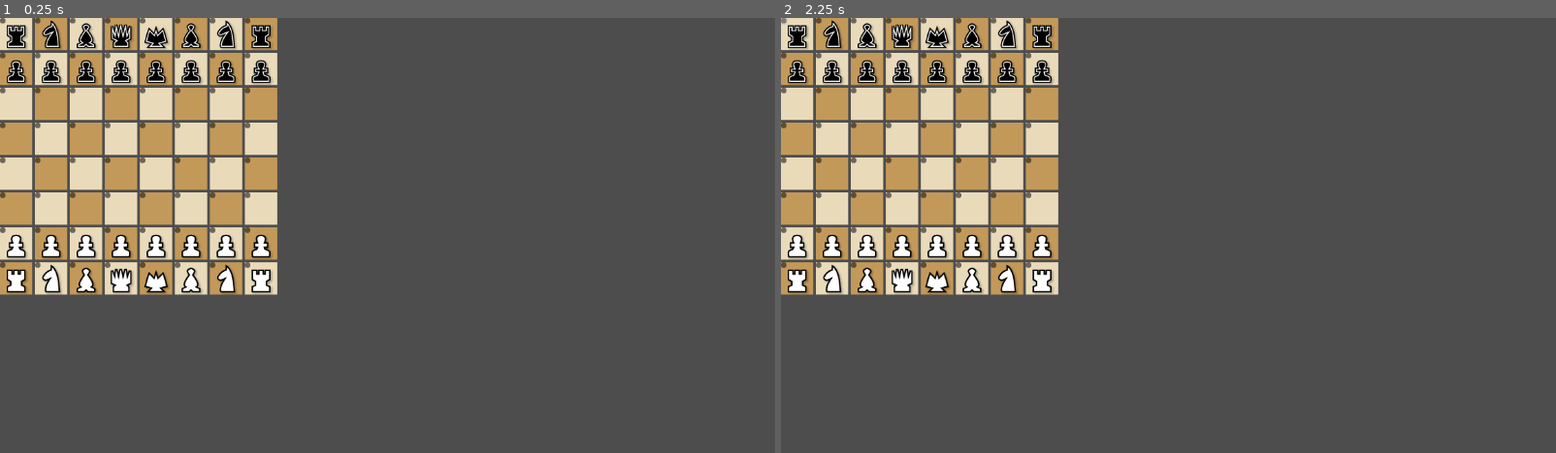
Above: before the commit, frames 1-2 (left to right).
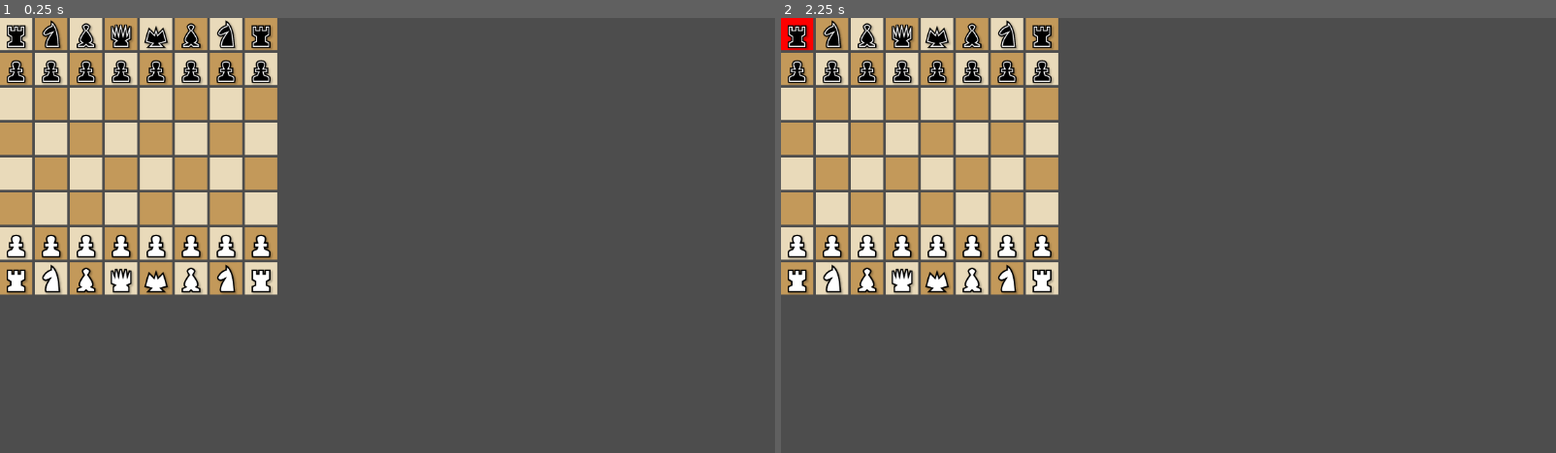
Above: after the commit, the same moments.

Repository: alvin-xu-5745/augmented-chess
Game: Godot game, scene res://scenes/game.tscn
Same seed, same stepped clock (60 frames per second), same inputs: the game is played once before the commit and once after it.
Inputs (mouse positions are in pixels of both pictures, inside the frame that each line leads up to):
- Up to frame 1 (0.25 s): no input
- Up to frame 2 (2.25 s): click (781, 22) at 0.52 s; click (781, 22) at 1.27 s; click (781, 22) at 2.02 s

The runs differ from the first frame. In frame 1, 0.6% of the frame differs, in the area x 0-33%, y 0-58%; in frame 2, 0.8%.

Commit message:
Add piece creation, setting, moving, selection

Diff:
--- a/scenes/game.tscn
+++ b/scenes/game.tscn
@@ -7,3 +7,12 @@
 script = ExtResource("1_xh2l6")
 
 [node name="Board" parent="." instance=ExtResource("1_wy04v")]
+
+[node name="c8" parent="Board/rank8" index="2"]
+color = Color(0.913725, 0.854902, 0.729412, 1)
+
+[node name="c7" parent="Board/rank7" index="2"]
+color = Color(0.764706, 0.6, 0.352941, 1)
+
+[editable path="Board"]
+[editable path="Board/rank8/a8"]
--- /dev/null
+++ b/scenes/square.gd
@@ -0,0 +1,50 @@
+extends ColorRect
+
+const sprites = {
+	"b_bishop": preload("res://sprites/pieces/bb.png"),
+	"b_king": preload("res://sprites/pieces/bk.png"),
+	"b_knight": preload("res://sprites/pieces/bn.png"),
+	"b_pawn": preload("res://sprites/pieces/bp.png"),
+	"b_queen": preload("res://sprites/pieces/bq.png"),
+	"b_rook": preload("res://sprites/pieces/br.png"),
+	"w_bishop": preload("res://sprites/pieces/wb.png"),
+	"w_king": preload("res://sprites/pieces/wk.png"),
+	"w_knight": preload("res://sprites/pieces/wn.png"),
+	"w_pawn": preload("res://sprites/pieces/wp.png"),
+	"w_queen": preload("res://sprites/pieces/wq.png"),
+	"w_rook": preload("res://sprites/pieces/wr.png")
+}
+
+# Light color: #e9daba
+# Dark color: #c3995a
+
+signal clicked(loc)
+
+var piece = null
+
+func set_piece(new_piece):
+	piece = new_piece
+	$Sprite.texture = sprites[piece.type]
+
+func clear_piece():
+	piece = null
+	$Sprite.texture = null
+
+# Set color to default light or dark
+func reset_color():
+	if (String(name)[0].unicode_at(0) - 'a'.unicode_at(0) + 1 + int(String(name)[1])) % 2 == 0:
+		color = Color('c3995a')
+	else:
+		color = Color('e9daba')
+
+# Called when the node enters the scene tree for the first time.
+func _ready():
+	reset_color()
+	clicked.connect(get_tree().get_root().get_node('Game')._on_square_clicked)
+
+# Called every frame. 'delta' is the elapsed time since the previous frame.
+func _process(delta):
+	pass
+
+func _on_button_pressed():
+	clicked.emit(String(name))
--- a/scenes/square.tscn
+++ b/scenes/square.tscn
@@ -1,17 +1,21 @@
 [gd_scene load_steps=2 format=3 uid="uid://defpx8y5ac5tw"]
 
-[ext_resource type="PackedScene" uid="uid://ninlacko26y7" path="res://scenes/piece.tscn" id="1_5suw7"]
+[ext_resource type="Script" path="res://scenes/square.gd" id="1_4dosj"]
 
 [node name="Square" type="ColorRect"]
 custom_minimum_size = Vector2(48, 48)
 offset_right = 40.0
 offset_bottom = 40.0
 color = Color(0.854902, 0.647059, 0.12549, 1)
-
-[node name="Piece" parent="." instance=ExtResource("1_5suw7")]
-layout_mode = 0
+script = ExtResource("1_4dosj")
 
 [node name="Button" type="Button" parent="."]
+modulate = Color(1, 1, 1, 0)
 layout_mode = 0
-offset_right = 8.0
-offset_bottom = 8.0
+offset_right = 48.0
+offset_bottom = 48.0
+
+[node name="Sprite" type="Sprite2D" parent="."]
+position = Vector2(24, 24)
+
+[connection signal="pressed" from="Button" to="." method="_on_button_pressed"]
--- a/scripts/game.gd
+++ b/scripts/game.gd
@@ -1,53 +1,90 @@
 extends Node
+
+# Light color: #e9daba
+# Dark color: #c3995a
 
 var piece_scene = preload("res://scenes/piece.tscn")
 
+var curr_selection = null
+
 func init_board():
 	# Rank 1
-	$Board/rank1/a1/Piece.set_type('wr')
-	$Board/rank1/b1/Piece.set_type('wn')
-	$Board/rank1/c1/Piece.set_type('wb')
-	$Board/rank1/d1/Piece.set_type('wq')
-	$Board/rank1/e1/Piece.set_type('wk')
-	$Board/rank1/f1/Piece.set_type('wb')
-	$Board/rank1/g1/Piece.set_type('wn')
-	$Board/rank1/h1/Piece.set_type('wr')
+	create_piece('w_rook', 'a1')
+	create_piece('w_knight', 'b1')
+	create_piece('w_bishop', 'c1')
+	create_piece('w_queen', 'd1')
+	create_piece('w_king', 'e1')
+	create_piece('w_bishop', 'f1')
+	create_piece('w_knight', 'g1')
+	create_piece('w_rook', 'h1')
 
 	# Rank 2
-	$Board/rank2/a2/Piece.set_type('wp')
-	$Board/rank2/b2/Piece.set_type('wp')
-	$Board/rank2/c2/Piece.set_type('wp')
-	$Board/rank2/d2/Piece.set_type('wp')
-	$Board/rank2/e2/Piece.set_type('wp')
-	$Board/rank2/f2/Piece.set_type('wp')
-	$Board/rank2/g2/Piece.set_type('wp')
-	$Board/rank2/h2/Piece.set_type('wp')
+	create_piece('w_pawn', 'a2')
+	create_piece('w_pawn', 'b2')
+	create_piece('w_pawn', 'c2')
+	create_piece('w_pawn', 'd2')
+	create_piece('w_pawn', 'e2')
+	create_piece('w_pawn', 'f2')
+	create_piece('w_pawn', 'g2')
+	create_piece('w_pawn', 'h2')
 
 	# Rank 7
-	$Board/rank7/a7/Piece.set_type('bp')
-	$Board/rank7/b7/Piece.set_type('bp')
-	$Board/rank7/c7/Piece.set_type('bp')
-	$Board/rank7/d7/Piece.set_type('bp')
-	$Board/rank7/e7/Piece.set_type('bp')
-	$Board/rank7/f7/Piece.set_type('bp')
-	$Board/rank7/g7/Piece.set_type('bp')
-	$Board/rank7/h7/Piece.set_type('bp')
+	create_piece('b_pawn', 'a7')
+	create_piece('b_pawn', 'b7')
+	create_piece('b_pawn', 'c7')
+	create_piece('b_pawn', 'd7')
+	create_piece('b_pawn', 'e7')
+	create_piece('b_pawn', 'f7')
+	create_piece('b_pawn', 'g7')
+	create_piece('b_pawn', 'h7')
 
 	# Rank 8
-	$Board/rank8/a8/Piece.set_type('br')
-	$Board/rank8/b8/Piece.set_type('bn')
-	$Board/rank8/c8/Piece.set_type('bb')
-	$Board/rank8/d8/Piece.set_type('bq')
-	$Board/rank8/e8/Piece.set_type('bk')
-	$Board/rank8/f8/Piece.set_type('bb')
-	$Board/rank8/g8/Piece.set_type('bn')
-	$Board/rank8/h8/Piece.set_type('br')
+	create_piece('b_rook', 'a8')
+	create_piece('b_knight', 'b8')
+	create_piece('b_bishop', 'c8')
+	create_piece('b_queen', 'd8')
+	create_piece('b_king', 'e8')
+	create_piece('b_bishop', 'f8')
+	create_piece('b_knight', 'g8')
+	create_piece('b_rook', 'h8')
 
 
+# Create a new piece object
 func create_piece(type, loc):
+	# Create piece with attributes
 	var piece = piece_scene.instantiate()
 	piece.set_type(type)
 	piece.set_location(loc)
+
+	# Set location square's piece to this
+	get_square(loc).set_piece(piece)
+
+# Obtain square object at specific location
+func get_square(loc):
+	return get_node('Board/rank' + loc[1] + '/' + loc)
+
+# Signal handler for square clicked
+func _on_square_clicked(loc):
+	if not curr_selection:
+		if get_square(loc).piece:
+			curr_selection = loc
+			get_square(loc).color = Color.RED
+	elif curr_selection == loc:
+		curr_selection = null
+		get_square(loc).reset_color()
+	else:
+		move_piece(curr_selection, loc)
+		get_square(curr_selection).reset_color()
+		curr_selection = null
+
+# Move piece
+func move_piece(old, new):
+	var old_square = get_square(old)
+	var new_square = get_square(new)
+	var piece = old_square.piece
+
+	new_square.set_piece(piece)
+	old_square.clear_piece()
 
 # Called when the node enters the scene tree for the first time.
 func _ready():
--- a/scripts/piece.gd
+++ b/scripts/piece.gd
@@ -1,33 +1,45 @@
 extends Node
 
-const sprites = {
-	"bb": preload("res://sprites/pieces/bb.png"),
-	"bk": preload("res://sprites/pieces/bk.png"),
-	"bn": preload("res://sprites/pieces/bn.png"),
-	"bp": preload("res://sprites/pieces/bp.png"),
-	"bq": preload("res://sprites/pieces/bq.png"),
-	"br": preload("res://sprites/pieces/br.png"),
-	"wb": preload("res://sprites/pieces/wb.png"),
-	"wk": preload("res://sprites/pieces/wk.png"),
-	"wn": preload("res://sprites/pieces/wn.png"),
-	"wp": preload("res://sprites/pieces/wp.png"),
-	"wq": preload("res://sprites/pieces/wq.png"),
-	"wr": preload("res://sprites/pieces/wr.png")
-}
-
-var type
-var loc
+var type = null
+var loc = null
 
 func set_type(name):
 	type = name
-	$Sprite.texture = sprites[name]
-
-func clear_type():
-	type = ""
-	$Sprite.texture = null
 
 func set_location(location):
 	loc = location
+
+func clear():
+	type = null
+	loc = null
+
+func is_valid_move(new_loc):
+	match type:
+		'b_pawn':
+			return
+		'b_rook':
+			return
+		'b_knight':
+			return
+		'b_bishop':
+			return
+		'b_queen':
+			return
+		'b_king':
+			return
+		'w_pawn':
+			return
+		'w_rook':
+			return
+		'w_knight':
+			return
+		'w_bishop':
+			return
+		'w_queen':
+			return
+		'w_king':
+			return
+
 
 # Called when the node enters the scene tree for the first time.
 func _ready():
